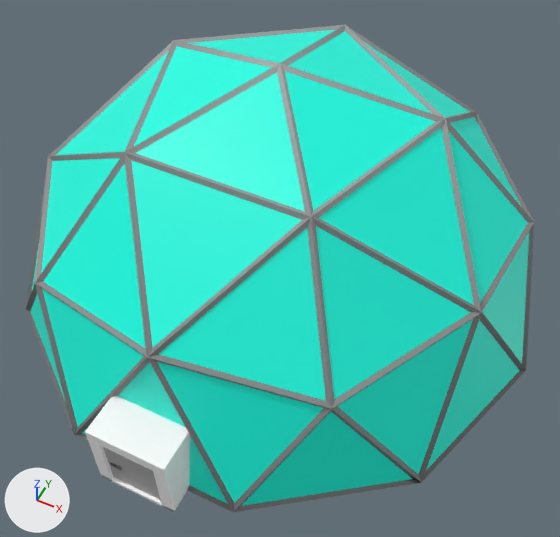
Two versions of the FBX model Assets/Art/Enviroment/Buildings/SM_Bld_Domo_02.fbx, one commit apart.
The view is the same before and after, from a 50 mm lens placed at (6.48, -12.96, 16.6), pointed at (0.74, -1.49, 2.26). Every picture has the same lights, and +X, +Y and +Z are marked at lower left. The picture after the commit comes second. Where no turn or scale is listed for an object, it has been applied to the vertices.

Before the edit, the objects in view are built like this:
```python
me_esfera_geodésica_001 = bpy.data.meshes.new('Esfera geodésica.001')
me_esfera_geodésica_001.from_pydata(...)  # 226 vertices, 315 faces; spans x -7.05..7.05, y -7.28..6.7, z -0.02..7.05
me_esfera_geodésica_001.materials.append(mat_m_basic)  # picture img_atlas_png
ob_sm_bld_domo_02 = bpy.data.objects.new('SM_Bld_Domo_02', me_esfera_geodésica_001)
ob_sm_bld_domo_02.location = (0.0, 0.0, 0.0)
```
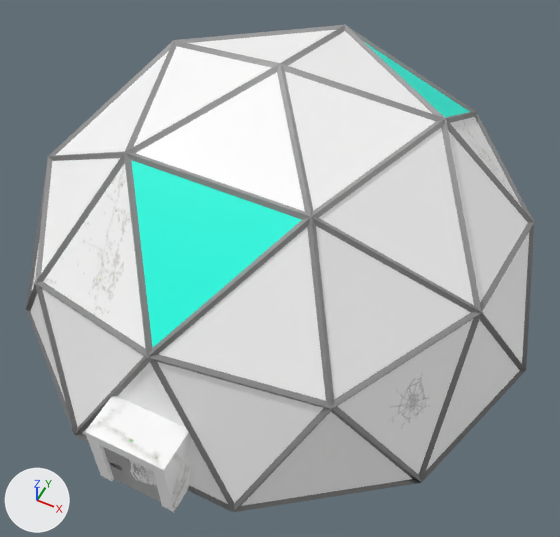
Changed parts and their boxes [x1, y1, x2, y2] in the pictures (560 x 537 px):
part 1 of me_esfera_geodésica_001, cut back: before [104, 476, 189, 512]; after [113, 185, 426, 487]
part 2 of me_esfera_geodésica_001, surface changed (cyan to white): [30, 30, 529, 506] in both

What changed in the scene script:
```text
Add img_atlas_details_png:
    img_atlas_details_png = load_image('ATLAS_Details.png', '../../Textures/ATLAS_Details.png', 2304, 1834, 'Non-Color')
Add mat_m_details:
    mat_m_details = bpy.data.materials.new('M_Details')
    # uses the picture img_atlas_details_png
Change me_esfera_geodésica_001:
    used by ob_sm_bld_domo_02; location = (0.0, 0.0, 0.0)
    remove me_esfera_geodésica_001.from_pydata(...)  # 226 vertices, 315 faces; spans x -7.05..7.05, y -7.28..6.7, z -0.02..7.05
    add me_esfera_geodésica_001.from_pydata(...)  # 261 vertices, 320 faces; spans x -7.05..7.05, y -7.28..6.7, z -0.02..7.05
    me_esfera_geodésica_001 part 1
    2 vertices are removed from x -0.99..0.99, y -7.28, z 0.09
    7 faces are deleted
    31 vertices are added at x -5.92..5.92, y -7.28..6.15, z 0.0..5.92
    6 new vertices lie (0.0, 1.12, 0.0) away from vertices in x -0.99..0.99, y -7.28, z 0.0..2.0
    1 new face joins them, mat_m_basic (picture img_atlas_png)
    11 new faces join them, mat_m_details
    me_esfera_geodésica_001 part 2: 41 kept faces spanning x -6.96..6.96, y -6.62..6.62, z 0.0..6.96 get new texture (UV) coordinates
    add me_esfera_geodésica_001.materials.append(mat_m_details)
```
